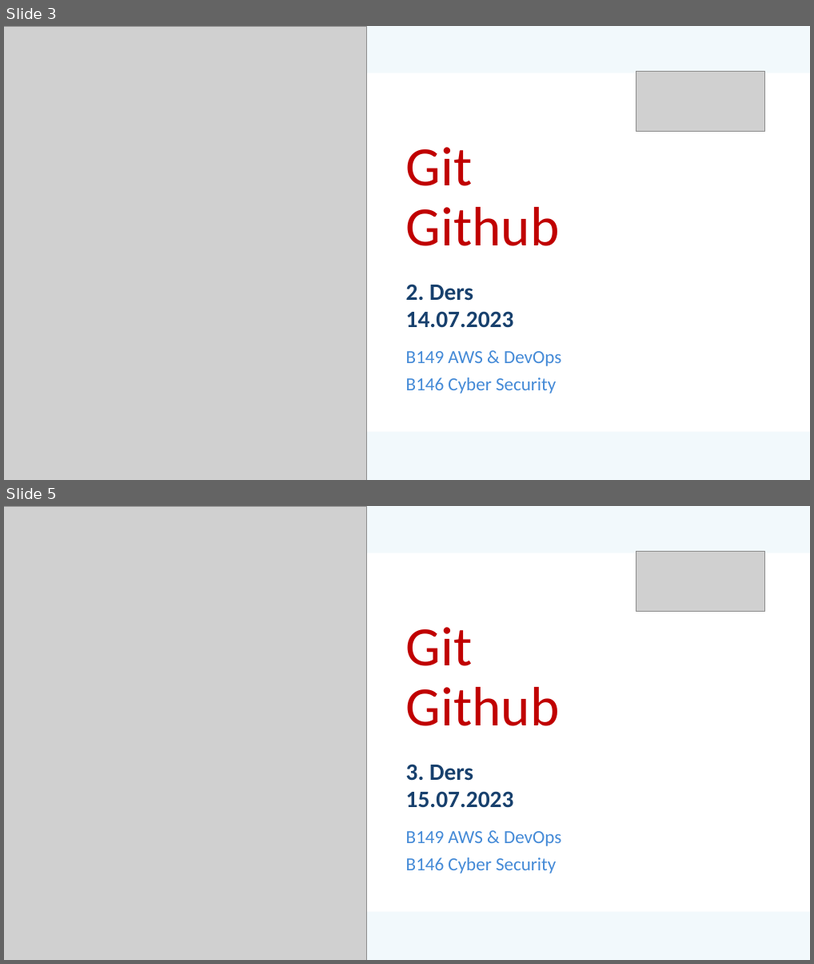
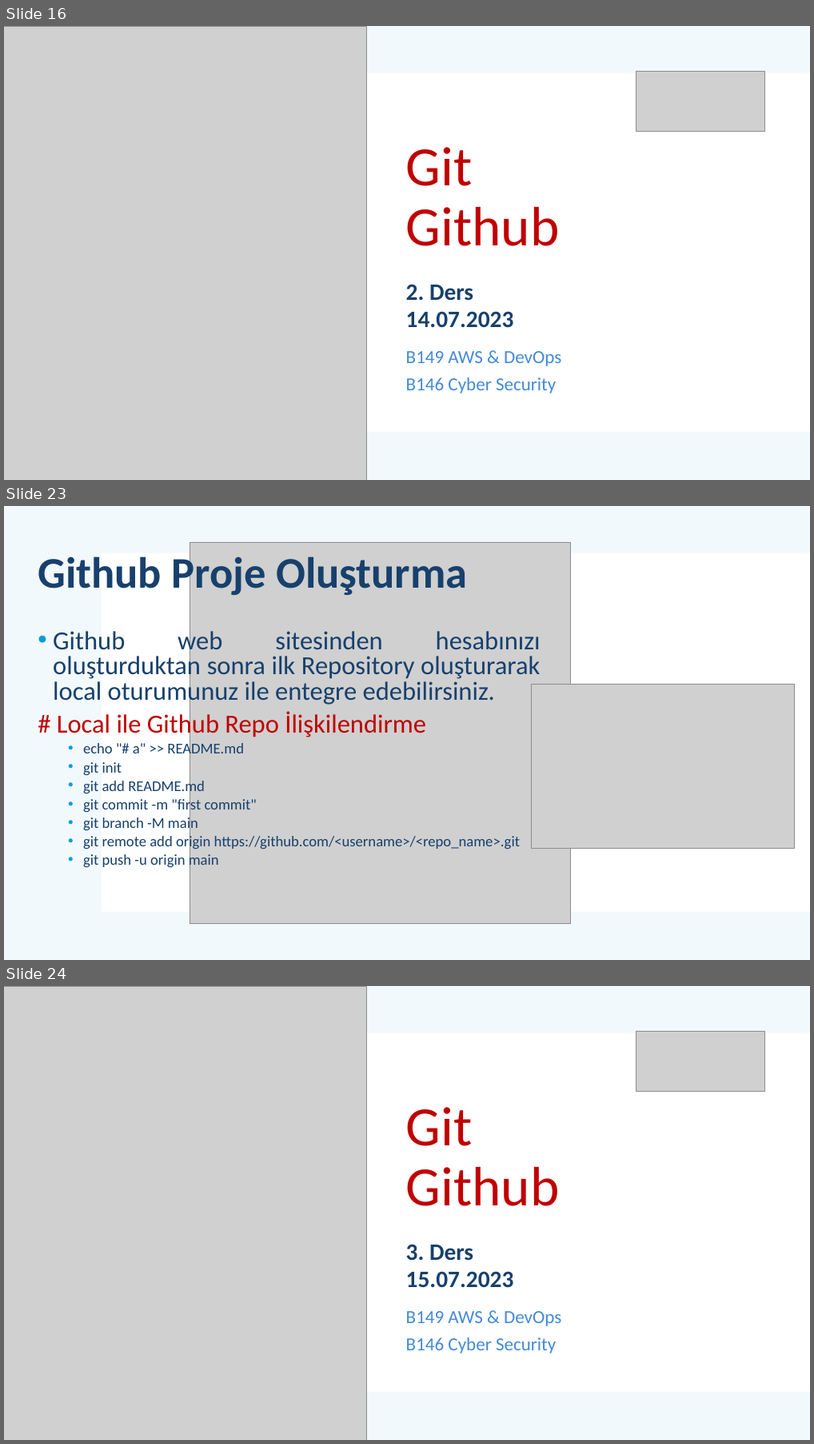
Before and after one commit to mehmetsungur/GitGithub, a slide deck: GitGithub.pptx. Shown one above the other, each under a label of ours: slides 3 and 5 before the commit, slides 16, 23 and 24 after it; the slides between them are not shown. The pictures are 814x964 and 814x1444 pixels, drawn with LibreOffice and Linux fonts; fonts in the diff are those of the drawing; grey boxes stand for pictures. Boxes give left, top, right and bottom in pixels: in the first picture for what was removed or moved away, otherwise in the second. Text is boxed around its words. In the diff, an @@ line names an element or a change of style, - is before the commit and + after.

```diff
--- a/GitGithub.pptx
+++ b/GitGithub.pptx
@@ slide 23 added at (x1=4, y1=506, x2=810, y2=960), background #FFFFFF; not listed: 2 template elements that a slide beside it also shows @@
@@ title added at (x1=38, y1=552, x2=467, y2=599), 52 pt, text #17406D, bold @@
+Github Proje Oluşturma
@@ picture added at (x1=190, y1=542, x2=571, y2=923) @@
@@ text added at (x1=53, y1=628, x2=541, y2=869), 17.8 pt, text #17406D @@
+• Github web sitesinden hesabınızı oluşturduktan sonra ilk Repository oluşturarak local oturumunuz ile entegre edebilirsiniz.
+# Local ile Github Repo İlişkilendirme
+  • echo "# a" >> README.md
+  • git init
+  • git add README.md
+  • git commit -m "first commit"
+  • git branch -M main
+  • git remote add origin https://github.com/<username>/<repo_name>.git
+  • git push -u origin main
@@ picture added at (x1=532, y1=684, x2=795, y2=848) @@
@@ what was slide 3 is now slide 16 @@
@@ what was slide 5 is now slide 24 @@
```
Also in this commit, not shown: 5 slides changed, 15 other slides added, 22 slides removed, 1 other file.
